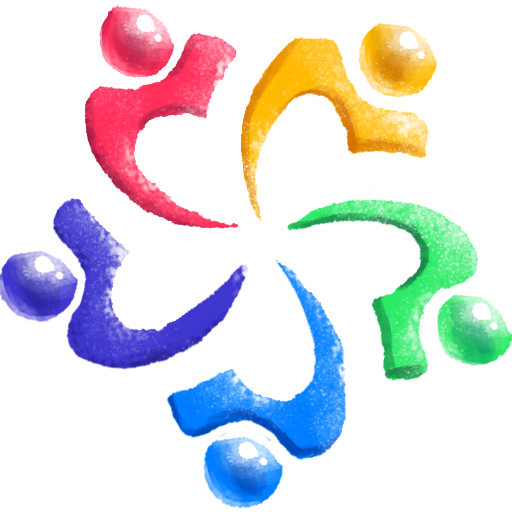
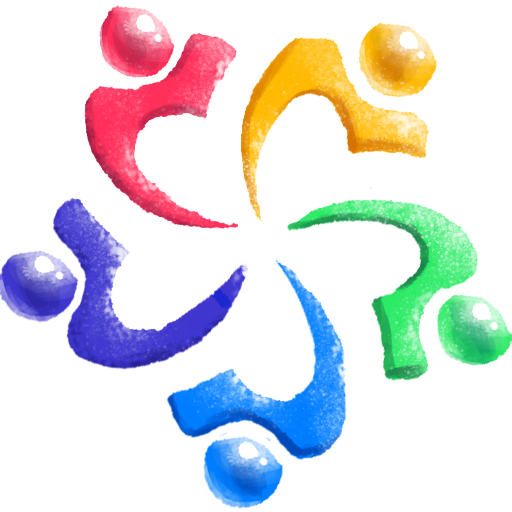
Layers edited between the first and the second (512, 512) image:
painted on "Paint Layer 3 Merged" over (211, 287, 232, 309)